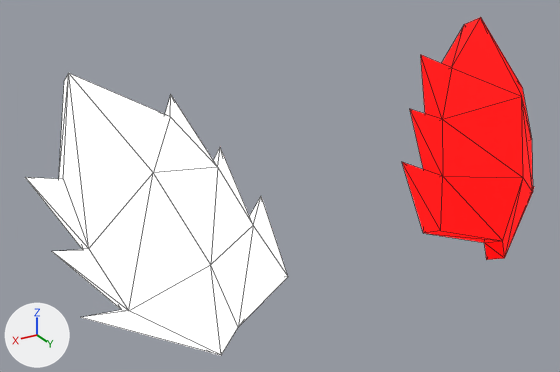
A saved change to the glTF model addons/Cubiix_Assets/Mods/CoreAssets/Assets/Mesh/Base/Ears/Fluffy_Ears.gltf.
Camera for both pictures: a camera (50 mm lens) standing at (2.76, 3.54, 7.07) and looking at (0.33, -0.5, 5.05). Lighting does not change. The marker at lower left points along +X, +Y and +Z. Mesh edges are drawn as thin lines. Vertices at the same position are counted once.

The scene before the commit, as lines of its bpy script (objects in view):
```python
mat_material = bpy.data.materials.new('Material')
mat_material.use_nodes = True; mat_material.node_tree.nodes.clear()
_N = mat_material.node_tree.nodes; _L = mat_material.node_tree.links
n0 = _N.new('ShaderNodeBsdfPrincipled'); n0.name = 'Principled BSDF'
n0.inputs[2].default_value = 1.0  # 'Roughness'
n0.inputs[28].default_value = 1.0  # 'Emission Strength'
n1 = _N.new('ShaderNodeOutputMaterial'); n1.name = 'Material Output'
n2 = _N.new('ShaderNodeTexImage'); n2.name = 'Image Texture'
n2.image = img_color_palette
n2.interpolation = 'Closest'
n3 = _N.new('ShaderNodeTexImage'); n3.name = 'Image Texture.001'
n3.image = img_color_palette
n3.interpolation = 'Closest'
_L.new(n0.outputs[0], n1.inputs[0])  # 'BSDF' to 'Surface'
_L.new(n2.outputs[0], n0.inputs[27])  # 'Color' to 'Emission Color'
_L.new(n3.outputs[0], n0.inputs[0])  # 'Color' to 'Base Color'
me_plane_022 = bpy.data.meshes.new('Plane.022')
me_plane_022.from_pydata(...)  # 60 vertices, 112 faces; spans x -1.92..1.92, y -0.9..0.21, z 4.33..5.93
me_plane_022.materials.append(mat_material)
ob_fluffy_ears = bpy.data.objects.new('Fluffy_Ears', me_plane_022)
ob_fluffy_ears.location = (0.0, 0.0, 0.0)
```
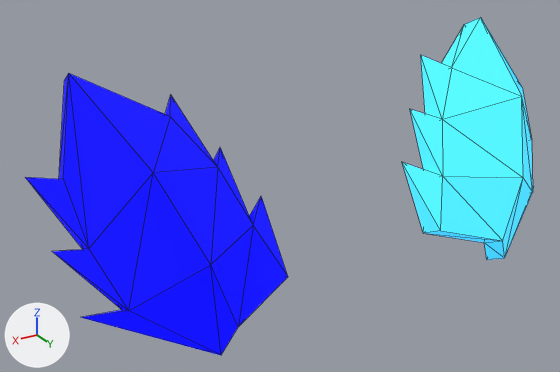
Pixel boxes (x1, y1, x2, y2) of what changed, in the pictures (560 x 372 px):
'Fluffy_Ears', surface changed
    both: (25, 17, 534, 355)

The change, as a list of edits to the scene's bpy script:
```text
Add img_shader_teststrip:
    img_shader_teststrip = load_image('Shader_TestStrip', 'Shader_TestStrip.png', 18, 2, 'sRGB')
Change mat_material:
    where n2 = _N.new('ShaderNodeTexImage'); n2.name = 'Image Texture'
    n2.image: img_color_palette -> img_shader_teststrip
    where n3 = _N.new('ShaderNodeTexImage'); n3.name = 'Image Texture.001'
    n3.image: img_color_palette -> img_shader_teststrip
Change me_plane_022:
    where me_plane_022.from_pydata(...)  # 60 vertices, 112 faces; spans x -1.92..1.92, y -0.9..0.21, z 4.33..5.93
    used by ob_fluffy_ears; location = (0.0, 0.0, 0.0)
    me_plane_022 part 1: texture (UV) coordinates of 112 of 112 faces, centred in x -1.81..1.81, y -0.74..0.19, z 4.42..5.81, changed; they spanned u 0.25..0.75, v 0.75..0.75 and now span u 0.03..0.09, v 0.73..0.79
```
